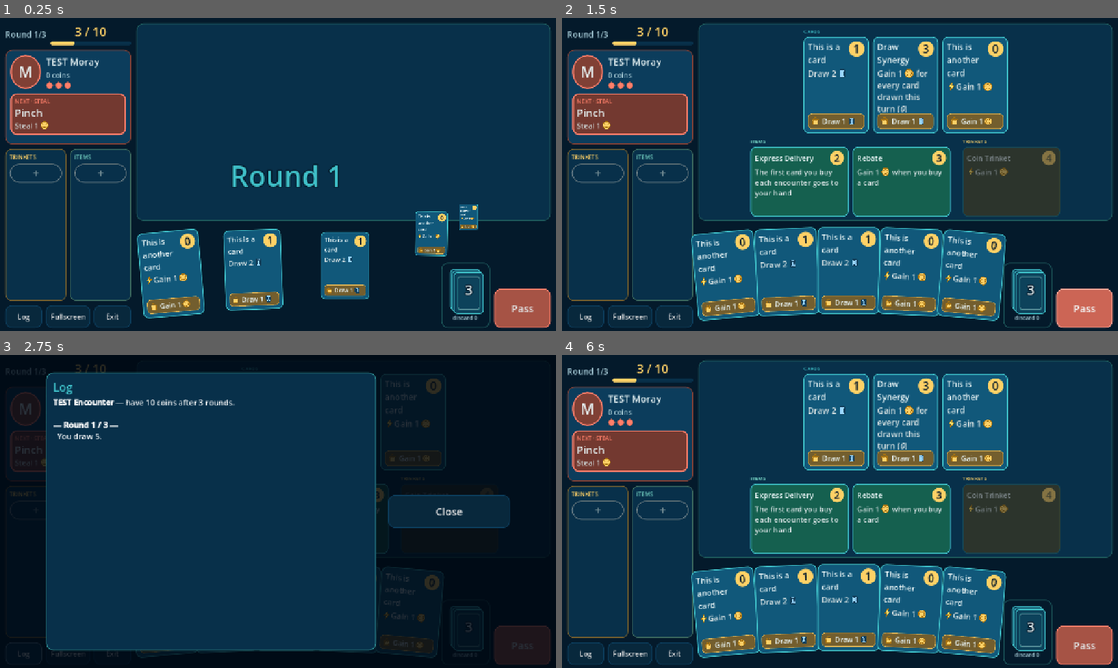
Above: before the commit, frames 1-4 (two rows, left to right).
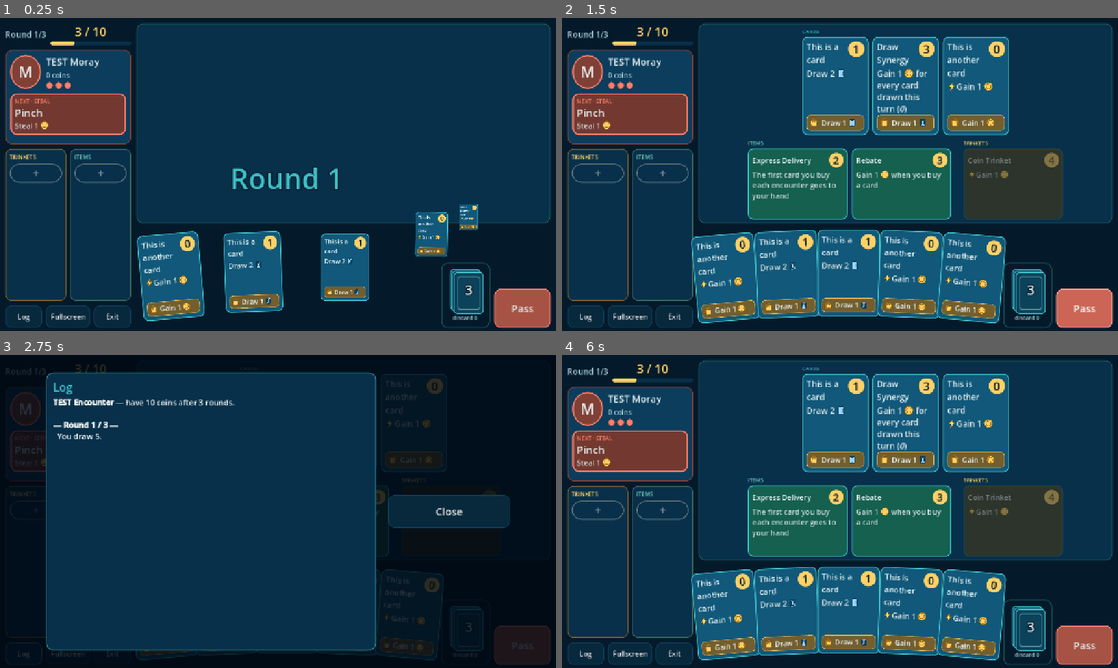
Above: after the commit, the same moments.

Repository: nimrodgo/untitled-game
Game: Godot game, scene res://scenes/main.tscn
Two runs of this game, one before a commit and one after it. Both use one fixed random seed, a clock stepped at 60 frames per second and the inputs below.
Inputs (mouse positions are in pixels of both pictures, inside the frame that each line leads up to):
- Up to frame 1 (0.25 s): no input
- Up to frame 2 (1.5 s): click "Log" at 0.5 s; click "Pass" at 1.25 s
- Up to frame 3 (2.75 s): click "Log" at 2 s
- Up to frame 4 (6 s): click "Pass" at 2.75 s; click "Log" at 3.5 s; click "Pass" at 4.25 s; tap Enter at 5 s; drag from (834, 420) to (895, 442) at 5.02 s; tap Space at 5.75 s; drag from (906, 420) to (812, 574) at 5.77 s

The runs differ from the first frame. In frame 1, 3.7% of the frame differs, in the area x 24-99%, y 46-97%; in frame 2, 12%, in the area x 23-99%, y 4-98%; in frame 3, 0.5%; in frame 4, 12%.

Commit message:
Fix layout after leaving fullscreen; installable web app (PWA)
- Leaving fullscreen: the window passes through odd sizes and the layout kept
  a stale, too-tall size (hand and Pass pushed off screen). The screen now
  re-pins itself to the viewport after every resize.
- Layout fits exactly in 720px height (no 5px overflow)
- Web build is a Progressive Web App: fullscreen, landscape, offline, own icon.
  Chrome on Android: in-game Install button or menu > Add to Home screen.
- New app icon (shark fin + coin)

Co-Authored-By: Claude Opus 5.5 <noreply@anthropic.com>
Claude-Session: https://claude.ai/code/session_01TBZeBavP1t1KXm3GvPKJ3w

Diff:
--- a/icon.svg
+++ b/icon.svg
@@ -1 +1,7 @@
-<svg xmlns="http://www.w3.org/2000/svg" width="128" height="128" viewBox="0 0 128 128"><rect width="124" height="124" x="2" y="2" fill="#363d52" stroke="#212532" stroke-width="4" rx="14"/><rect x="30" y="22" width="52" height="76" rx="6" fill="#8a6fb8" transform="rotate(-12 56 60)"/><rect x="44" y="28" width="52" height="76" rx="6" fill="#e8e3d3" stroke="#212532" stroke-width="3"/><path d="M70 50l6 12 13 2-9 9 2 13-12-6-12 6 2-13-9-9 13-2z" fill="#d9a441"/></svg>
+<svg xmlns="http://www.w3.org/2000/svg" width="128" height="128" viewBox="0 0 128 128">
+  <rect x="4" y="4" width="120" height="120" rx="26" fill="#08304a" stroke="#3fc1c9" stroke-width="6"/>
+  <path d="M16 86 Q32 76 48 86 T80 86 T112 86 V110 Q112 118 104 118 H24 Q16 118 16 110 Z" fill="#11587a"/>
+  <path d="M34 86 C44 64 58 38 80 26 C74 46 76 66 86 86 Z" fill="#e8f4f5"/>
+  <circle cx="92" cy="40" r="15" fill="#ffd166" stroke="#a87412" stroke-width="4"/>
+  <circle cx="92" cy="40" r="7" fill="none" stroke="#a87412" stroke-width="3"/>
+</svg>
--- a/scripts/ui/encounter_screen.gd
+++ b/scripts/ui/encounter_screen.gd
@@ -44,6 +44,9 @@
 var _pile: PileView
 var _pass_btn: Button
 var _fs_button: Button
+var _install_button: Button
+var _margin: MarginContainer
+var _snap_again_pending := false
 var _fx_layer: Control
 var _popup_layer: Control
 var _log_text := ""
@@ -278,7 +281,7 @@
 	p.mouse_filter = Control.MOUSE_FILTER_IGNORE
 	p.add_theme_stylebox_override("panel", Palette.box(Color.TRANSPARENT, Palette.MUTED.darkened(0.45), 22, 2, 0))
 	var l := CardView._label("+", 26, Palette.MUTED.darkened(0.3))
-	l.set_anchors_preset(Control.PRESET_FULL_RECT)
+	l.set_anchors_and_offsets_preset(Control.PRESET_FULL_RECT)
 	l.horizontal_alignment = HORIZONTAL_ALIGNMENT_CENTER
 	l.vertical_alignment = VERTICAL_ALIGNMENT_CENTER
 	p.add_child(l)
@@ -299,7 +302,7 @@
 	# Space available inside the market panel.
 	var vp := get_viewport_rect().size
 	var avail_w := vp.x - 290.0 - 12.0 * 3 - 24.0 - 20.0
-	var avail_h := vp.y - 24.0 - (CardView.HAND.y + 36.0) - 10.0 - 20.0 - 2 * 18.0 - 10.0
+	var avail_h := vp.y - 24.0 - (CardView.HAND.y + 30.0) - 10.0 - 20.0 - 2 * 18.0 - 10.0
 	var card_h := avail_h * (0.58 if gear_n > 0 else 1.0)
 	var gear_h := avail_h - card_h
 	var n_cards := maxi(1, shop.cards.size())
@@ -622,13 +625,13 @@
 	_close_popup()
 	var dim := ColorRect.new()
 	dim.color = Color(0.0, 0.03, 0.07, 0.82)
-	dim.set_anchors_preset(Control.PRESET_FULL_RECT)
+	dim.set_anchors_and_offsets_preset(Control.PRESET_FULL_RECT)
 	dim.gui_input.connect(func(e: InputEvent):
 		if e is InputEventMouseButton and e.pressed: _close_popup())
 	_popup_layer.add_child(dim)
 
 	var center := CenterContainer.new()
-	center.set_anchors_preset(Control.PRESET_FULL_RECT)
+	center.set_anchors_and_offsets_preset(Control.PRESET_FULL_RECT)
 	center.mouse_filter = Control.MOUSE_FILTER_IGNORE
 	_popup_layer.add_child(center)
 	# Landscape: content on the left, text + buttons stacked on the right.
@@ -734,11 +737,12 @@
 
 	var bg := ColorRect.new()
 	bg.color = Palette.ABYSS
-	bg.set_anchors_preset(Control.PRESET_FULL_RECT)
+	bg.set_anchors_and_offsets_preset(Control.PRESET_FULL_RECT)
 	add_child(bg)
 
 	var margin := MarginContainer.new()
-	margin.set_anchors_preset(Control.PRESET_FULL_RECT)
+	_margin = margin
+	margin.set_anchors_and_offsets_preset(Control.PRESET_FULL_RECT)
 	for side in ["left", "right", "top", "bottom"]:
 		margin.add_theme_constant_override("margin_" + side, 12)
 	add_child(margin)
@@ -839,7 +843,9 @@
 	left_bottom.add_theme_constant_override("separation", 8)
 	left.add_child(left_bottom)
 	var buttons := [["Log", _show_log], ["Fullscreen", _toggle_fullscreen]]
-	if not OS.has_feature("web"):   # browsers can't close the tab from the game
+	if OS.has_feature("web"):
+		buttons.append(["Install", _install_app])   # shown once the browser offers it
+	else:   # browsers can't close the tab from the game
 		buttons.append(["Exit", _confirm_exit])
 	for pair in buttons:
 		var b := _big_button(pair[0], Palette.PANEL)
@@ -851,6 +857,14 @@
 		left_bottom.add_child(b)
 		if pair[0] == "Fullscreen":
 			_fs_button = b
+		if pair[0] == "Install":
+			_install_button = b
+			b.visible = false
+			var t := Timer.new()
+			t.wait_time = 1.5
+			t.autostart = true
+			t.timeout.connect(_update_install_button)
+			add_child(t)
 
 	# ================= RIGHT: market, table, hand
 	var right := VBoxContainer.new()
@@ -876,7 +890,7 @@
 	right.add_child(bottom)
 	_hand = HandView.new()
 	_hand.size_flags_horizontal = Control.SIZE_EXPAND_FILL
-	_hand.custom_minimum_size.y = CardView.HAND.y + 36
+	_hand.custom_minimum_size.y = CardView.HAND.y + 30
 	_hand.card_dropped.connect(_on_card_dropped)
 	_hand.card_tapped.connect(_on_hand_tapped)
 	bottom.add_child(_hand)
@@ -891,7 +905,7 @@
 	bottom.add_child(_pass_btn)
 
 	_fx_layer = Control.new()
-	_fx_layer.set_anchors_preset(Control.PRESET_FULL_RECT)
+	_fx_layer.set_anchors_and_offsets_preset(Control.PRESET_FULL_RECT)
 	_fx_layer.mouse_filter = Control.MOUSE_FILTER_IGNORE
 	_fx_layer.z_index = 400   # above the fanned hand
 	add_child(_fx_layer)
@@ -907,7 +921,7 @@
 	_table_hint.position.y -= 260
 
 	_popup_layer = Control.new()
-	_popup_layer.set_anchors_preset(Control.PRESET_FULL_RECT)
+	_popup_layer.set_anchors_and_offsets_preset(Control.PRESET_FULL_RECT)
 	_popup_layer.mouse_filter = Control.MOUSE_FILTER_IGNORE
 	_popup_layer.z_index = 500
 	add_child(_popup_layer)
@@ -915,12 +929,12 @@
 	# Shown when a phone is held upright.
 	_rotate_overlay = ColorRect.new()
 	(_rotate_overlay as ColorRect).color = Palette.ABYSS
-	_rotate_overlay.set_anchors_preset(Control.PRESET_FULL_RECT)
+	_rotate_overlay.set_anchors_and_offsets_preset(Control.PRESET_FULL_RECT)
 	_rotate_overlay.z_index = 1000
 	_rotate_overlay.visible = false
 	add_child(_rotate_overlay)
 	var rc := CenterContainer.new()
-	rc.set_anchors_preset(Control.PRESET_FULL_RECT)
+	rc.set_anchors_and_offsets_preset(Control.PRESET_FULL_RECT)
 	_rotate_overlay.add_child(rc)
 	var rl := CardView._label("Please rotate your device\nto landscape", 40, Palette.TEAL)
 	rl.horizontal_alignment = HORIZONTAL_ALIGNMENT_CENTER
@@ -952,6 +966,18 @@
 	return Vector2(h.get_center().x, h.position.y - 110.0)
 
 
+## Web: install as an app (Chrome "Add to Home screen" / desktop install).
+## The page stashes the browser's install prompt in window.__csInstall.
+func _update_install_button() -> void:
+	if _install_button and OS.has_feature("web"):
+		_install_button.visible = bool(JavaScriptBridge.eval("!!window.__csInstall", true))
+
+
+func _install_app() -> void:
+	JavaScriptBridge.eval("if (window.__csInstall) { window.__csInstall.prompt(); window.__csInstall.userChoice.then(function(){ window.__csInstall = null; }); }", true)
+	_install_button.visible = false
+
+
 func _confirm_exit() -> void:
 	var l := CardView._label("Quit Card Sharks?", 34, Palette.FOAM)
 	_show_popup(l, "", [{"label": "Quit", "enabled": true, "cb": func(): get_tree().quit()}])
@@ -962,7 +988,29 @@
 	_rotate_overlay.visible = s.y > s.x
 	_update_fullscreen_button()
 	if enc:
-		_refresh.call_deferred()   # market tiles are sized to the screen width
+		_refresh.call_deferred()   # market tiles are sized to the screen size
+	_snap_to_viewport.call_deferred()
+
+
+## During a fullscreen <-> window switch the viewport briefly reports odd
+## sizes; containers that grew then keep stale offsets and push the hand off
+## screen. Re-pin everything to the viewport once things settle.
+func _snap_to_viewport() -> void:
+	var vp := get_viewport_rect().size
+	set_anchors_and_offsets_preset(Control.PRESET_FULL_RECT)
+	set_deferred("size", vp)
+	for c in get_children():
+		if c is Control:
+			(c as Control).set_anchors_and_offsets_preset(Control.PRESET_FULL_RECT)
+			(c as Control).position = Vector2.ZERO
+			(c as Control).set_deferred("size", vp)
+	# The window can settle a few frames later; check once more.
+	if not _snap_again_pending:
+		_snap_again_pending = true
+		await get_tree().create_timer(0.25).timeout
+		_snap_again_pending = false
+		if not _margin.size.is_equal_approx(get_viewport_rect().size):
+			_snap_to_viewport()
 
 
 func _is_fullscreen() -> bool:
Binary file added: assets/app_icons/icon_144.png
Not shown, added: assets/app_icons/icon_144.png.import
Binary file added: assets/app_icons/icon_180.png
Not shown, added: assets/app_icons/icon_180.png.import
Binary file added: assets/app_icons/icon_512.png
Not shown, added: assets/app_icons/icon_512.png.import
Not shown, changed: export_presets.cfg
Not shown, changed: README.md
